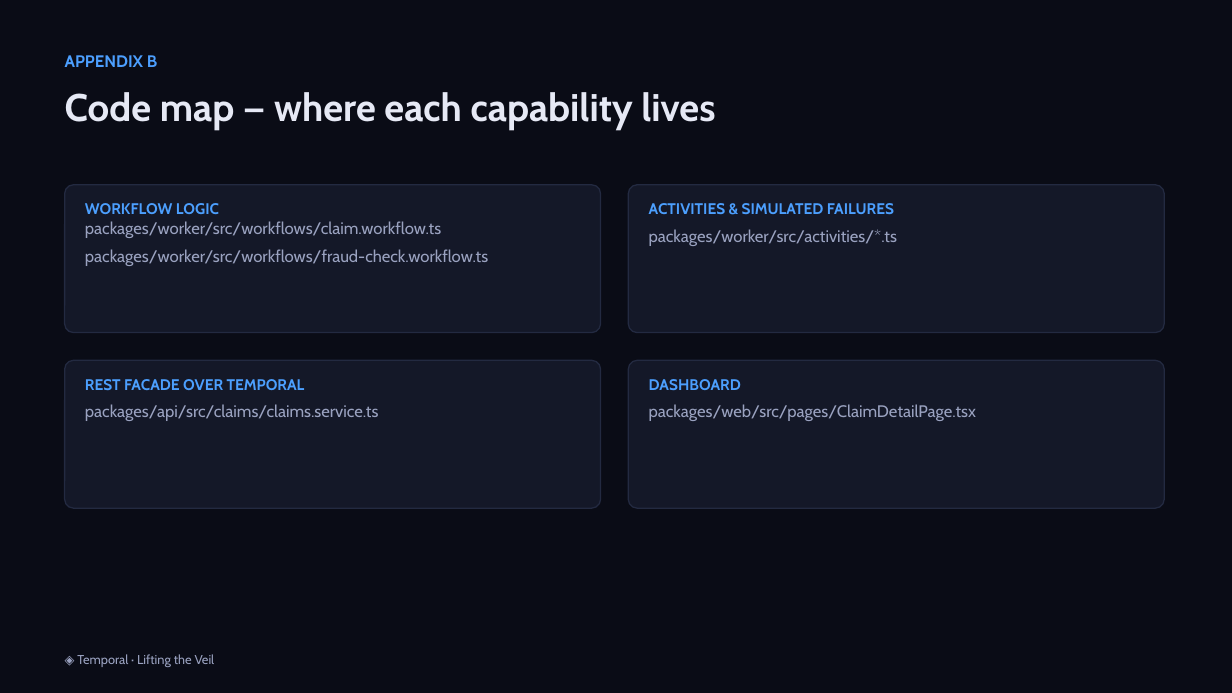
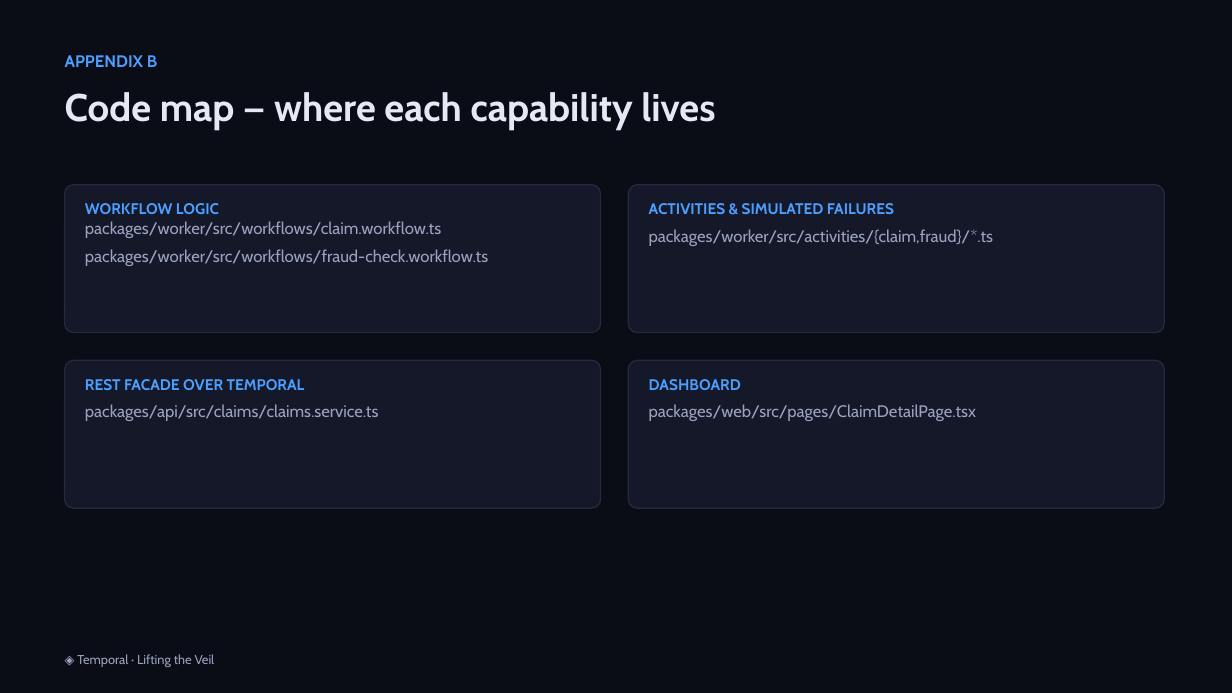
Before and after one commit to simy307/temporal-claims-demo, a slide deck: slide 35 of presentation/Lifting-the-Veil-Temporal-Talk.pptx (slide 34 before the commit). Drawn at 1232x693 pixels with LibreOffice and Linux fonts; fonts in the diff are those of the drawing. Boxes give left, top, right and bottom in pixels: in the first picture for what was removed or moved away, otherwise in the second. Text is boxed around its words. In the diff, an @@ line names an element or a change of style, - is before the commit and + after.

```diff
--- a/presentation/Lifting-the-Veil-Temporal-Talk.pptx
+++ b/presentation/Lifting-the-Veil-Temporal-Talk.pptx
@@ text at [649, 229, 993, 246]: text changed @@
-packages/worker/src/activities/*.ts
+packages/worker/src/activities/{claim,fraud}/*.ts
```
Also in this commit, not shown: 7 other slides changed, 1 slide added, 5 other files.
